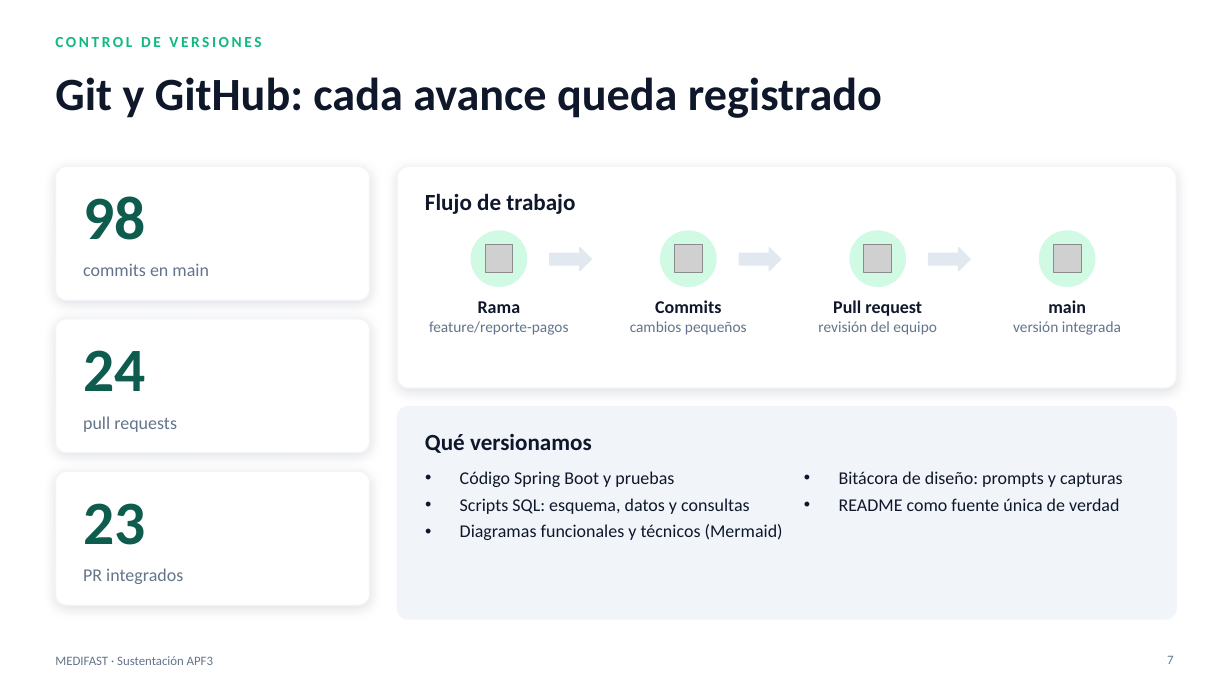
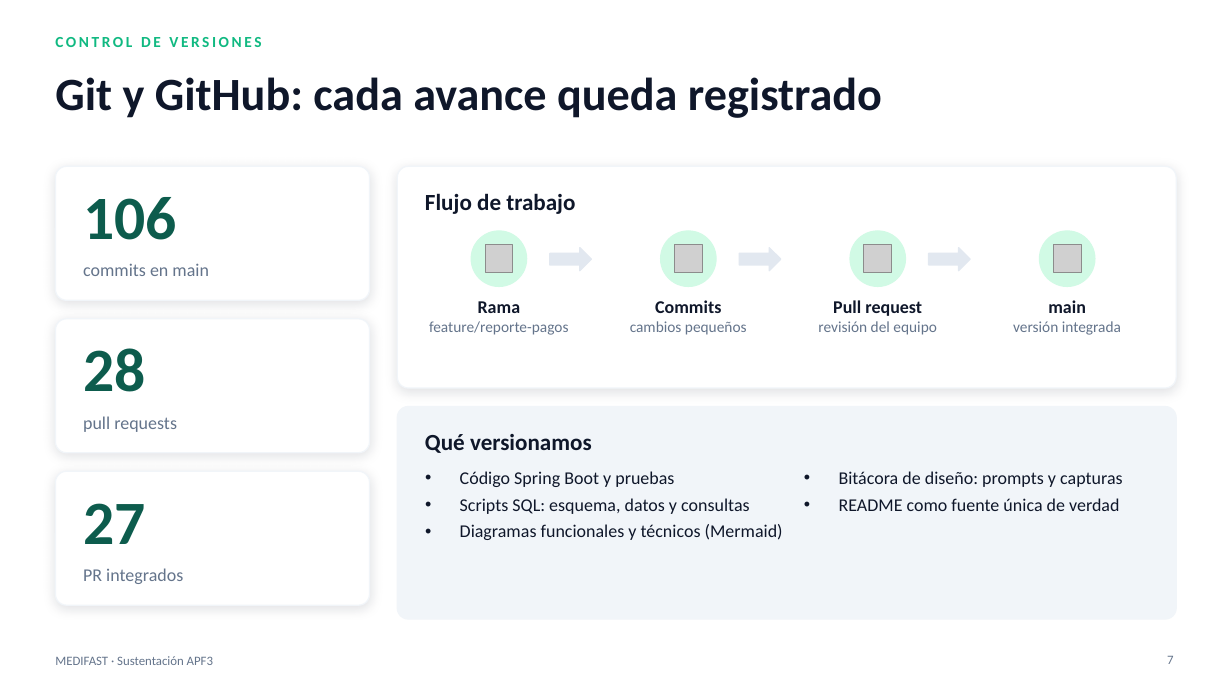
Before and after one commit to manuelguarniz/medifast, a slide deck: slide 7 of docs/entregables/MEDIFAST_APF3_Sustentacion.pptx. Drawn at 1232x693 pixels with LibreOffice and Linux fonts; fonts in the diff are those of the drawing; grey boxes stand for pictures. Boxes give left, top, right and bottom in pixels: in the first picture for what was removed or moved away, otherwise in the second. Text is boxed around its words. In the diff, an @@ line names an element or a change of style, - is before the commit and + after.

```diff
--- a/docs/entregables/MEDIFAST_APF3_Sustentacion.pptx
+++ b/docs/entregables/MEDIFAST_APF3_Sustentacion.pptx
@@ text at (83,197,176,240): text changed @@
-98
+106
@@ text at (83,348,145,392): text changed @@
-24
+28
@@ text at (83,503,145,544): text changed @@
-23
+27
```
Also in this commit, not shown: 7 other slides changed, 37 other files.
